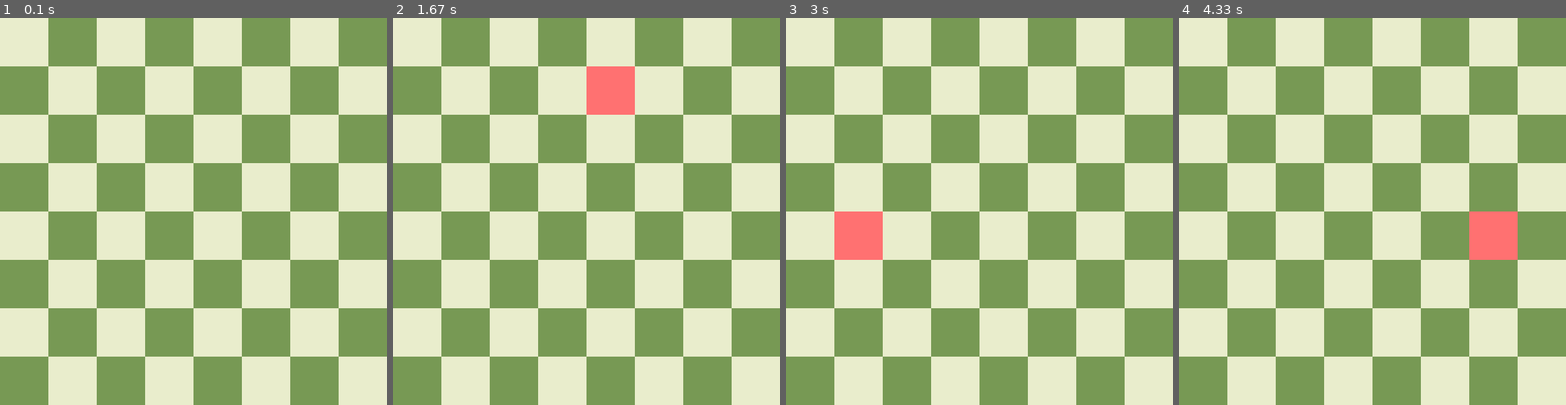
Above: before the commit, frames 1-4 (left to right).
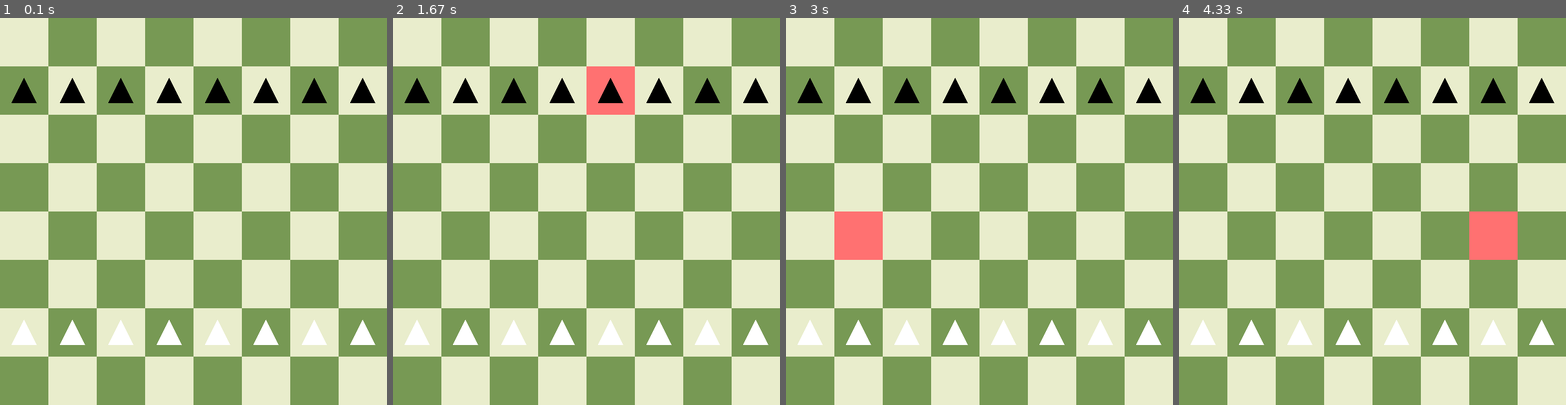
Above: after the commit, the same moments.

Repository: caleb-james-smith/PyGameChess
Game: pygame game, started from play.py
Same seed, same stepped clock (60 frames per second), same inputs: the game is played once before the commit and once after it.
Inputs (mouse positions are in pixels of both pictures, inside the frame that each line leads up to):
- Up to frame 1 (0.1 s): no input
- Up to frame 2 (1.67 s): click (586, 211) at 0.38 s; click (493, 215) at 0.72 s; click (644, 76) at 1.05 s; click (594, 79) at 1.38 s
- Up to frame 3 (3 s): click (983, 250) at 1.72 s; click (1080, 273) at 2.05 s; click (1080, 176) at 2.38 s; click (855, 250) at 2.72 s
- Up to frame 4 (4.33 s): click (1507, 288) at 3.05 s; click (1387, 196) at 3.38 s; click (1287, 141) at 3.72 s; click (1476, 254) at 4.05 s

The runs differ from the first frame. In frame 1, 3.5% of the frame differs, in the area x 3-97%, y 15-85%; in frame 2, 3.5%; in frame 3, 3.5%; in frame 4, 3.5%.

Commit message:
Test draw function for pawns. Need to fix colors.

Diff:
--- a/piece.py
+++ b/piece.py
@@ -95,6 +95,22 @@
         super().__init__(color, position)
         self.SetupValueAndName(1)
 
+    def Draw(self, game, screen, square_side):
+        #FIXME: you will need to use light and dark colors
+        color = self.GetColor()
+        # FIXME: move to draw pieces function
+        position = self.GetPosition()
+        x = position[0]
+        y = position[1]
+        # Get piece position: note that this is different than the square position
+        x_position = (x + 0.5) * square_side
+        y_position = (y + 0.5) * square_side
+        # Piece size should be smaller than square side
+        size = square_side / 4
+        # pawn: small triangle
+        points = [(x_position - size, y_position + size), (x_position + size, y_position + size), (x_position, y_position - size)]
+        game.draw.polygon(screen, color, points, 0)
+
 class Knight(Piece):
     def __init__(self, color, position):
         super().__init__(color, position)
--- a/play.py
+++ b/play.py
@@ -3,7 +3,7 @@
 # - Date: Project started on November 10, 2023
 
 # TODO:
-# - Make piece class
+# - Draw pieces using piece classes
 # - Define allowed piece movement and captures
 # DONE:
 # - Draw colored square when clicked
@@ -14,6 +14,7 @@
 # - Move board parameters and drawing functions to board class
 # - Change click color depending on whether square is empty or occupied
 # - Make it possible to move pieces
+# - Make piece class
 
 # Import the pygame library
 import pygame
@@ -128,7 +129,6 @@
     BOARD_DARK_COLOR    = (119, 153, 84)
     PIECE_LIGHT_COLOR   = (248, 248, 248)
     PIECE_DARK_COLOR    = (85, 83, 82)
-    #CLICK_COLOR         = PURE_BLACK
     CLICK_COLOR_EMPTY   = (255, 113, 113)
     CLICK_COLOR_PIECE   = (91, 175, 255)
 
@@ -254,6 +254,7 @@
 
         # Draw the pieces
         #draw_pieces(pygame, screen, state, PIECE_LIGHT_COLOR, PIECE_DARK_COLOR, SQUARES_PER_SIDE, SQUARE_SIDE)
+        state.DrawPieces(pygame, screen, SQUARES_PER_SIDE, SQUARE_SIDE)
 
         # Flip the display
         pygame.display.flip()
--- a/state.py
+++ b/state.py
@@ -119,14 +119,14 @@
         # Initial state: chess starting position
 
         white_pieces = [
-            Rook("white",   [0, 7]),
-            Knight("white", [1, 7]),
-            Bishop("white", [2, 7]),
-            Queen("white",  [3, 7]),
-            King("white",   [4, 7]),
-            Bishop("white", [5, 7]),
-            Knight("white", [6, 7]),
-            Rook("white",   [7, 7]),
+            #Rook("white",   [0, 7]),
+            #Knight("white", [1, 7]),
+            #Bishop("white", [2, 7]),
+            #Queen("white",  [3, 7]),
+            #King("white",   [4, 7]),
+            #Bishop("white", [5, 7]),
+            #Knight("white", [6, 7]),
+            #Rook("white",   [7, 7]),
             Pawn("white",   [0, 6]),
             Pawn("white",   [1, 6]),
             Pawn("white",   [2, 6]),
@@ -138,14 +138,14 @@
         ]
 
         black_pieces = [
-            Rook("black",   [0, 0]),
-            Knight("black", [1, 0]),
-            Bishop("black", [2, 0]),
-            Queen("black",  [3, 0]),
-            King("black",   [4, 0]),
-            Bishop("black", [5, 0]),
-            Knight("black", [6, 0]),
-            Rook("black",   [7, 0]),
+            #Rook("black",   [0, 0]),
+            #Knight("black", [1, 0]),
+            #Bishop("black", [2, 0]),
+            #Queen("black",  [3, 0]),
+            #King("black",   [4, 0]),
+            #Bishop("black", [5, 0]),
+            #Knight("black", [6, 0]),
+            #Rook("black",   [7, 0]),
             Pawn("black",   [0, 1]),
             Pawn("black",   [1, 1]),
             Pawn("black",   [2, 1]),
@@ -161,6 +161,20 @@
 
         for piece in black_pieces:
             self.PlacePiece(piece)
+
+    # FIXME: use light and dark colors
+    def DrawPieces(self, game, screen, squares_per_side, square_side):
+        # Draw pieces
+        for x in range(squares_per_side):
+            for y in range(squares_per_side):
+                # Get piece based on position
+                position = [x, y]
+                piece = self.GetPieceInPosition(position)
+                # Skip empty squares
+                if not piece:
+                    continue
+                piece.Draw(game, screen, square_side)
+
 
     # Place a piece in the piece state
     def PlacePiece(self, piece):
@@ -223,6 +237,13 @@
 
         return result
 
+    # Get piece object in position
+    def GetPieceInPosition(self, position):
+        x = position[0]
+        y = position[1]
+        piece = self.piece_state[y][x]
+        return piece
+
     # Get piece value in position
     def GetPieceValueInPosition(self, position):
         x = position[0]
